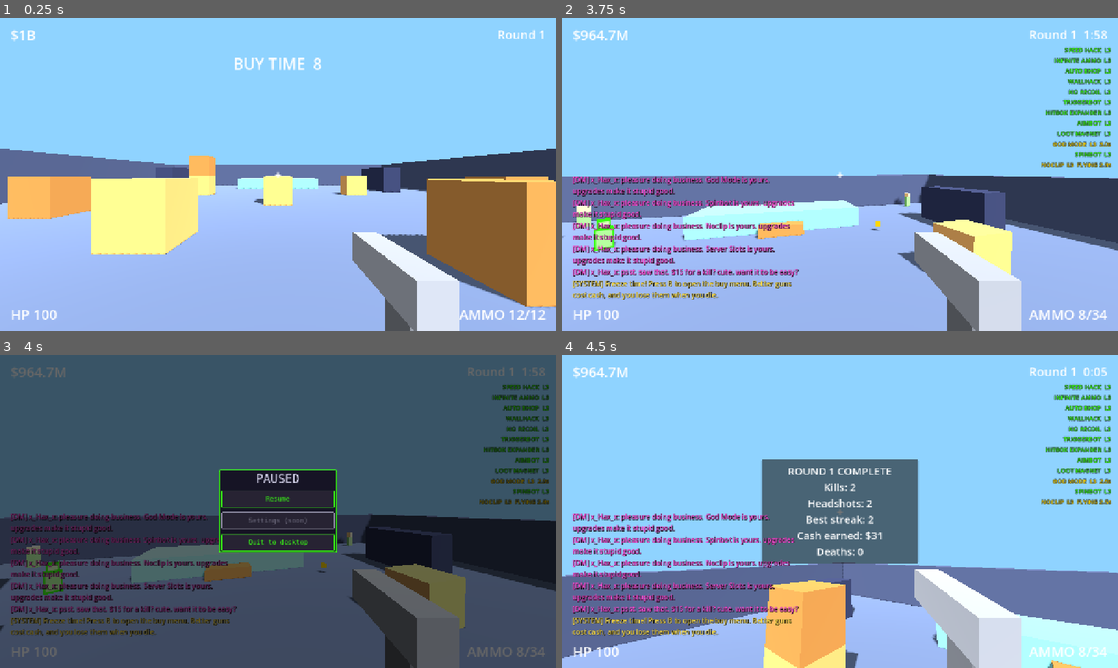
Above: before the commit, frames 1-4 (two rows, left to right).
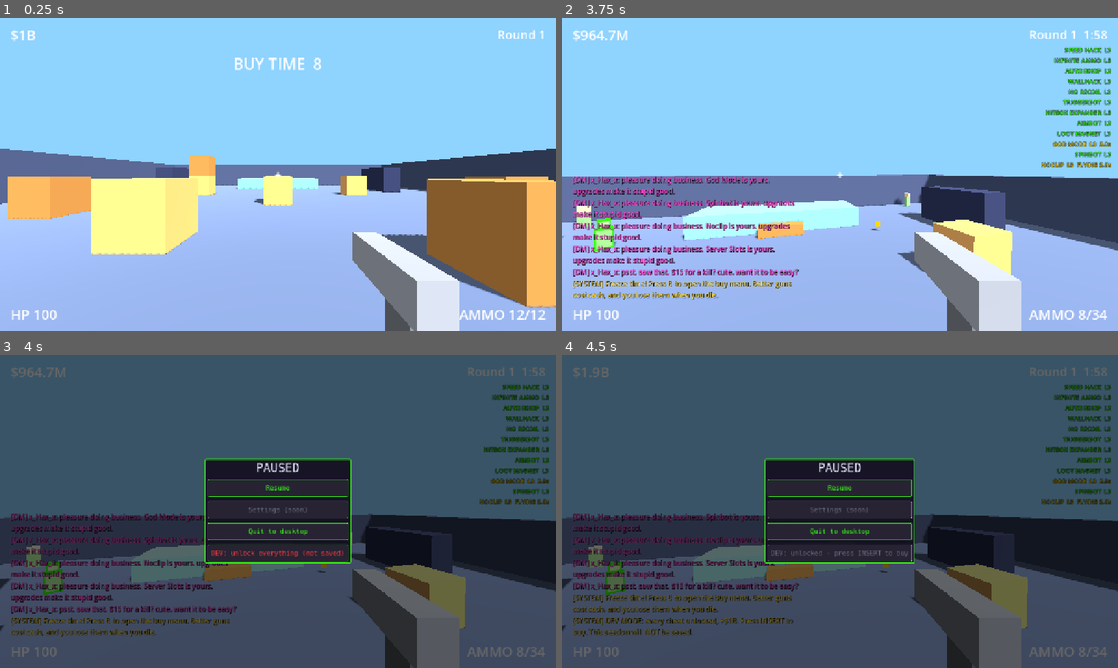
Above: after the commit, the same moments.

Repository: yeahlolnice/PixleShooterIdle
Game: Godot game, scene res://tools/screenshot_tour.tscn
Same seed, same stepped clock (60 frames per second), same inputs: the game is played once before the commit and once after it. This scene is started directly instead of the project's main scene.
Inputs (mouse positions are in pixels of both pictures, inside the frame that each line leads up to):
- Up to frame 1 (0.25 s): no input
- Up to frame 2 (3.75 s): tap Enter at 0.5, 2, 2.75 s; move the mouse to (962, 158) at 0.52 s; hold D (move_right) 0.53-1.25 s; hold T (chat) 0.53-1.25 s; click (962, 158) at 0.67 s; tap Space (jump) at 0.77, 3.02 s; tap V (noclip) at 0.8, 2.3 s; drag from (728, 190) to (812, 237) at 1.27 s; move the mouse to (851, 168) at 2.02 s; hold T (chat) 2.03-2.78 s; hold W (move_forward) 2.03-3.53 s; move the mouse to (834, 180) at 2.77 s; click (834, 180) at 2.85 s; tap T (chat) at 3.05 s; move the mouse to (1006, 221) at 3.52 s; hold A (move_left) from 3.53 s (still down); hold V (noclip) from 3.53 s (still down)
- Up to frame 3 (4 s): keep holding A (move_left); keep holding V (noclip); tap Space (jump) at 3.77 s
- Up to frame 4 (4.5 s): tap B (buy_menu) at 4.15, 4.25 s; move the mouse to (795, 508) at 4.27 s; release A (move_left) at 4.28 s; release V (noclip) at 4.28 s; hold W (move_forward) from 4.28 s (still down); tap Shift at 4.35 s

Frames 1-2 are identical in both runs. In frame 3, 4.6% of the frame differs, in the area x 36-64%, y 32-67%; in frame 4, 99%, in the area x 0-100%, y 0-100%.

Commit message:
Pause-menu DEV button: unlock everything for testing (D52)
Esc -> "DEV: unlock everything (not saved)" unlocks every cheat and
upgrade in the running game and adds $1B, then turns saving off for the
rest of the session so the real save keeps its progress. Dev tools are
on in debug builds or while application/config/dev_tools is true (set
false for release in TASK-048); the --dev-* flags follow the same rule.
Screenshot tour now presses the button.

Co-Authored-By: Claude Opus 5.5 <noreply@anthropic.com>

Diff:
--- a/core/dev_flags.gd
+++ b/core/dev_flags.gd
@@ -1,14 +1,19 @@
 class_name DevFlags
 extends RefCounted
-## QA command-line flags (pass after `--`, e.g. `godot --path . -- --dev-unlock-all`).
-## Debug builds only (running from source or a debug export); release exports ignore them.
-## Each starts a fresh in-memory game and the caller turns the save file off, so a
-## real save is never read or overwritten. Grants are QA shortcuts, not balance data.
+## QA shortcuts. Available while dev_tools_enabled(): in debug builds (running
+## from source or a debug export), or while project setting
+## `application/config/dev_tools` is true (on until launch; TASK-048 turns it off).
+## Grants are QA shortcuts, not balance data. Dev sessions are never saved.
+##
+## Command line (pass after `--`, e.g. `godot --path . -- --dev-unlock-all`):
+## a fresh in-memory game; the caller turns the save file off.
 ##   --dev-cash        50,000 cash, 400 lifetime kills (first four cheats unlocked; D42)
 ##   --dev-unlock-all  every cheat unlocked (huge lifetime kills + 3 bans) and 1e9 cash (D50)
+## In game: the pause menu's DEV button calls unlock_all_in_session() (D52).
 
 const CASH_FLAG := "--dev-cash"
 const UNLOCK_ALL_FLAG := "--dev-unlock-all"
+const DEV_TOOLS_SETTING := "application/config/dev_tools"
 
 const DEV_CASH := 50000.0
 const DEV_LIFETIME_KILLS := 400
@@ -17,15 +22,20 @@
 const ALL_BANS := 3
 
 
-## True if `args` hold a dev flag and `debug_build` allows it.
-static func wants_dev_game(args: PackedStringArray, debug_build: bool) -> bool:
-	return debug_build and (CASH_FLAG in args or UNLOCK_ALL_FLAG in args)
+## True in debug builds, or while the dev_tools project setting is on.
+static func dev_tools_enabled() -> bool:
+	return OS.is_debug_build() or bool(ProjectSettings.get_setting(DEV_TOOLS_SETTING, false))
+
+
+## True if `args` hold a dev flag and `allowed` (normally dev_tools_enabled()).
+static func wants_dev_game(args: PackedStringArray, allowed: bool) -> bool:
+	return allowed and (CASH_FLAG in args or UNLOCK_ALL_FLAG in args)
 
 
 ## Starts the dev game for `args` when allowed. Returns true if it did (the
 ## caller must then keep the save file off).
-static func apply(args: PackedStringArray, debug_build: bool) -> bool:
-	if not wants_dev_game(args, debug_build):
+static func apply(args: PackedStringArray, allowed: bool) -> bool:
+	if not wants_dev_game(args, allowed):
 		return false
 	GameState.new_game()
 	var note: String
@@ -39,7 +49,27 @@
 		GameState.lifetime_kills = DEV_LIFETIME_KILLS
 		note = "DEV MODE (--dev-cash): $50K cash, first four cheats unlocked. Press INSERT to buy. Not saved."
 	CheatSystem.refresh_unlocks(false)
+	_announce(note, true)
+	return true
+
+
+## Pause-menu DEV button: unlocks every cheat and upgrade in the running game,
+## adds 1e9 cash, and turns saving off for the rest of the session so the real
+## save keeps its progress. Owned cheats and levels are kept.
+static func unlock_all_in_session() -> void:
+	GameState.disable_persistence()
+	GameState.lifetime_kills = maxi(GameState.lifetime_kills, ALL_LIFETIME_KILLS)
+	GameState.prestige_count = maxi(GameState.prestige_count, ALL_BANS)
+	CheatSystem.refresh_unlocks(false)
+	GameState.add_cash(ALL_CASH)
+	EventBus.game_state_loaded.emit()   # menus, HUD and cheats re-read everything
+	_announce("DEV MODE: every cheat unlocked, +$1B. Press INSERT to buy. This session will NOT be saved.", false)
+
+
+## Console + SYSTEM chat line. `deferred` when called before the chat box exists.
+static func _announce(note: String, deferred: bool) -> void:
 	print("[DevFlags] ", note)
-	# Deferred: Main applies flags in _enter_tree, before the chat box exists.
-	ChatSystem.post.call_deferred(&"system", "SYSTEM", note)
-	return true
+	if deferred:
+		ChatSystem.post.call_deferred(&"system", "SYSTEM", note)
+	else:
+		ChatSystem.post(&"system", "SYSTEM", note)
--- a/project.godot
+++ b/project.godot
@@ -14,6 +14,7 @@
 config/description="Single-player voxel arena shooter with an incremental cheat ladder."
 run/main_scene="res://scenes/main.tscn"
 config/features=PackedStringArray("4.7", "Forward Plus")
+config/dev_tools=true
 
 [autoload]
 
--- a/scenes/main.gd
+++ b/scenes/main.gd
@@ -21,9 +21,9 @@
 
 func _enter_tree() -> void:
 	# Before children's _ready, so WeaponManager equips the saved gun.
-	# --dev-cash / --dev-unlock-all (after `--`, debug builds only): QA shortcuts, see
-	# core/dev_flags.gd and DECISIONS D42/D50. Never touch the save file.
-	if use_save_file and DevFlags.apply(OS.get_cmdline_user_args(), OS.is_debug_build()):
+	# --dev-cash / --dev-unlock-all (after `--`, dev tools only): QA shortcuts, see
+	# core/dev_flags.gd and DECISIONS D42/D50/D52. Never touch the save file.
+	if use_save_file and DevFlags.apply(OS.get_cmdline_user_args(), DevFlags.dev_tools_enabled()):
 		use_save_file = false
 	if use_save_file and not GameState.persistence_enabled:
 		GameState.enable_persistence()
--- a/tests/unit/test_pause_menu.gd
+++ b/tests/unit/test_pause_menu.gd
@@ -57,6 +57,24 @@
 	assert_false(get_tree().paused)
 
 
+func test_dev_unlock_button_unlocks_everything_and_stops_saving() -> void:
+	var saved := GameState.to_dict()
+	var was_persistent := GameState.persistence_enabled
+	GameState.new_game()
+	assert_true(DevFlags.dev_tools_enabled(), "tests run in a debug build")
+	assert_not_null(_pause.dev_unlock_button)
+	assert_false(CheatSystem.is_unlocked("noclip"))
+	_pause.dev_unlock_button.pressed.emit()
+	for cheat in CheatSystem.cheats() + CheatSystem.upgrades():
+		assert_true(CheatSystem.is_unlocked(cheat.id), cheat.id)
+	assert_true(CheatSystem.can_purchase("noclip"), "enough cash")
+	assert_false(GameState.persistence_enabled, "session no longer saved")
+	assert_true(_pause.dev_unlock_button.disabled)
+	GameState.from_dict(saved)
+	CheatSystem.refresh_unlocks(false)
+	assert_false(was_persistent, "tests never had the real save on")
+
+
 func test_escape_left_to_chat_log() -> void:
 	EventBus.menu_toggled.emit(&"chat", true)
 	assert_false(_pause.handle_escape(), "chat box handles it")
--- a/tools/screenshot_tour.gd
+++ b/tools/screenshot_tour.gd
@@ -68,6 +68,9 @@
 	var pause := _ui(PauseMenu) as PauseMenu
 	pause.open_menu()
 	await _snap("pause_menu")
+	if pause.dev_unlock_button:
+		pause.dev_unlock_button.pressed.emit()
+		await _snap("pause_dev_unlocked")
 	pause.close_menu()
 
 	rounds.advance(rounds.time_left + 0.05)   # live -> summary
--- a/ui/pause_menu/pause_menu.gd
+++ b/ui/pause_menu/pause_menu.gd
@@ -4,12 +4,15 @@
 ## if the chat log is open, the chat box handles Esc itself. Otherwise Esc opens
 ## this menu: the scene tree pauses (round timer, bots, physics stop), the mouse
 ## is freed via menu_toggled("pause"), and Resume / Settings / Quit are offered.
-## Quit saves (same path as closing the window) and exits.
+## Quit saves (same path as closing the window) and exits. With dev tools on
+## (DevFlags), a DEV button unlocks everything for the session and stops saving.
 
 const MENU_ID := &"pause"
 
 var _open_menus: Dictionary = {}
 var _settings_button: Button
+## Only when DevFlags.dev_tools_enabled(); null otherwise.
+var dev_unlock_button: Button
 
 
 func _ready() -> void:
@@ -39,6 +42,10 @@
 	_settings_button.disabled = true  # TASK-044
 	box.add_child(_settings_button)
 	box.add_child(_button("Quit to desktop", quit_game))
+	if DevFlags.dev_tools_enabled():
+		dev_unlock_button = _button("DEV: unlock everything (not saved)", _on_dev_unlock)
+		dev_unlock_button.add_theme_color_override("font_color", DataRegistry.color("danger"))
+		box.add_child(dev_unlock_button)
 	EventBus.menu_toggled.connect(_on_menu_toggled)
 
 
@@ -73,6 +80,12 @@
 	visible = false
 	get_tree().paused = false
 	EventBus.menu_toggled.emit(MENU_ID, false)
+
+
+func _on_dev_unlock() -> void:
+	DevFlags.unlock_all_in_session()
+	dev_unlock_button.text = "DEV: unlocked - press INSERT to buy"
+	dev_unlock_button.disabled = true
 
 
 func quit_game() -> void:
Not shown, changed: docs/DECISIONS.md
